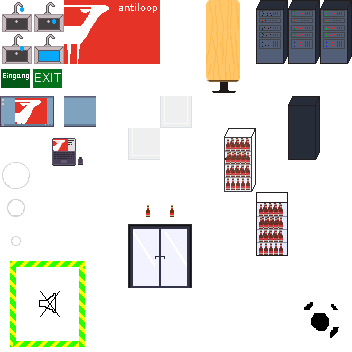
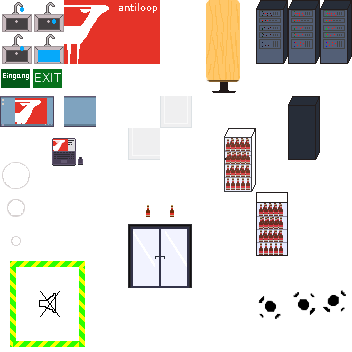
The second 352x352 image is a revision of the first. Changes to its layers:
added layer "Football Rotate" above "Football" over [258, 290, 346, 320]
painted on "Football" over [293, 292, 339, 338]
painted on "KitchenSink.png" over [38, 50, 60, 62]
